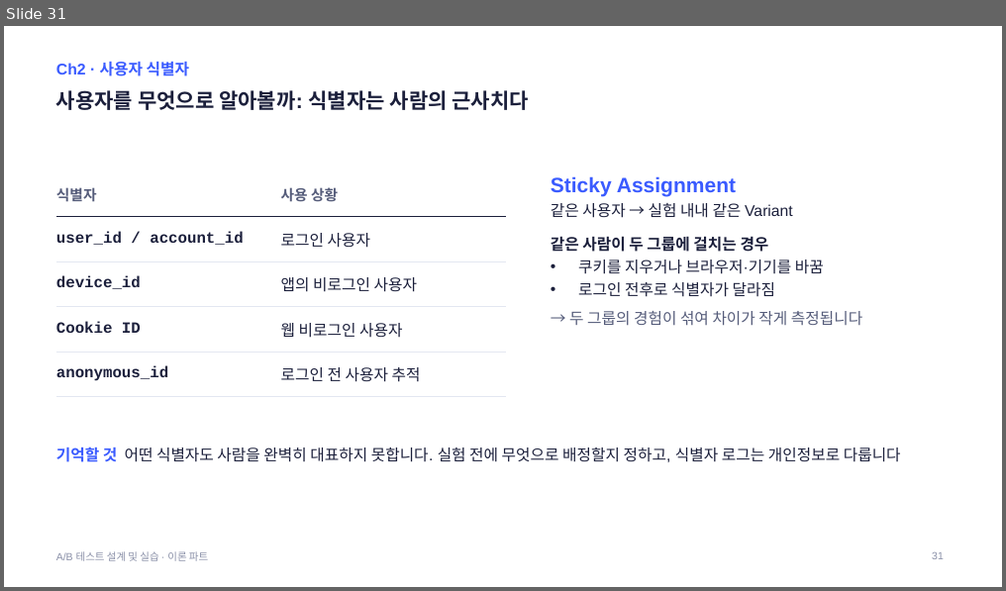
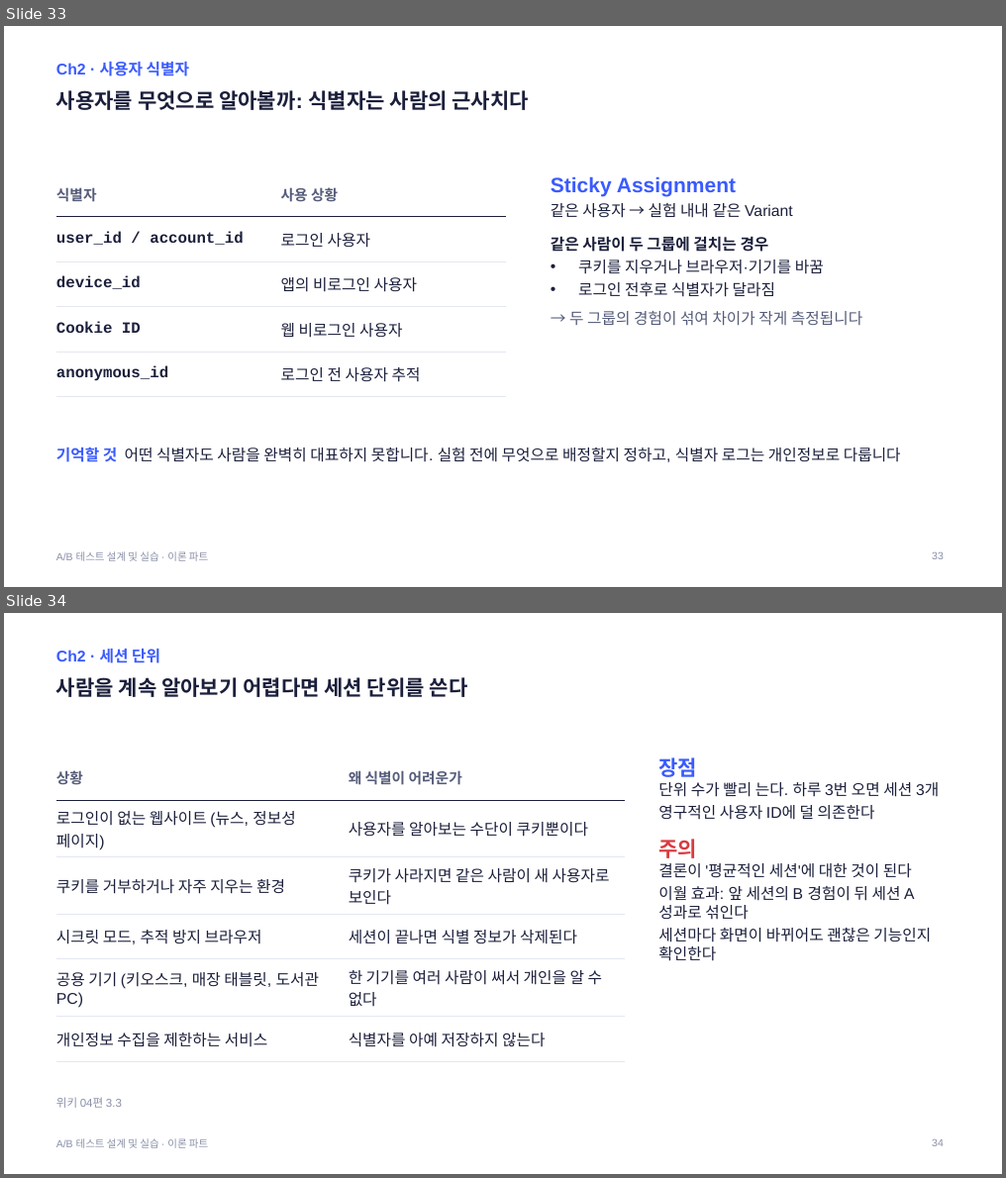
Before and after one commit to kkamret/quickmart-lab-rats, a slide deck: docs/lecture/ab-testing-theory.pptx. Shown one above the other, each under a label of ours: slide 31 before the commit, slides 33 and 34 after it. The pictures are 1006x591 and 1006x1178 pixels, drawn with LibreOffice and Linux fonts; fonts in the diff are those of the drawing. Boxes give left, top, right and bottom in pixels: in the first picture for what was removed or moved away, otherwise in the second. Text is boxed around its words. In the diff, an @@ line names an element or a change of style, - is before the commit and + after.

Commit message:
docs: 이론 PPT에 위키 내용 전체 반영
- 시간 때문에 뺐던 NSM vs OEC, Secondary vs Driver 슬라이드 복원
- 세션 단위, 팀별 OEC와 토스 사례, 애자일·린 스타트업 슬라이드 추가
- 가이드 덱 제작 기록 갱신

Refs #10

```diff
--- a/docs/lecture/ab-testing-theory.pptx
+++ b/docs/lecture/ab-testing-theory.pptx
@@ slide 34 added at (x1=4, y1=613, x2=1002, y2=1174), background #FFFFFF; not listed: 1 template element that a slide beside it also shows @@
@@ text added at (x1=56, y1=649, x2=160, y2=663), 15 pt, text #3A5BFF, bold @@
+Ch2 · 세션 단위
@@ title added at (x1=56, y1=677, x2=468, y2=697), 20 pt, text #1B1F3B, bold @@
+사람을 계속 알아보기 어렵다면 세션 단위를 쓴다
@@ table added at (x1=56, y1=756, x2=626, y2=1052), 6 rows, 2 columns @@
+상황 | 왜 식별이 어려운가
+로그인이 없는 웹사이트 (뉴스, 정보성 페이지) | 사용자를 알아보는 수단이 쿠키뿐이다
+쿠키를 거부하거나 자주 지우는 환경 | 쿠키가 사라지면 같은 사람이 새 사용자로 보인다
+시크릿 모드, 추적 방지 브라우저 | 세션이 끝나면 식별 정보가 삭제된다
+공용 기기 (키오스크, 매장 태블릿, 도서관 PC) | 한 기기를 여러 사람이 써서 개인을 알 수 없다
+개인정보 수집을 제한하는 서비스 | 식별자를 아예 저장하지 않는다
@@ text added at (x1=658, y1=758, x2=939, y2=961), 15 pt, text #1B1F3B @@
+장점
+단위 수가 빨리 는다. 하루 3번 오면 세션 3개
+영구적인 사용자 ID에 덜 의존한다
+주의
+결론이 '평균적인 세션'에 대한 것이 된다
+이월 효과: 앞 세션의 B 경험이 뒤 세션 A 성과로 섞인다
+세션마다 화면이 바뀌어도 괜찮은 기능인지 확인한다
@@ text added at (x1=56, y1=1097, x2=122, y2=1108), 11 pt, text #8A90A8 @@
+위키 04편 3.3
@@ page number added at (x1=932, y1=1140, x2=944, y2=1147), 10 pt, text #8A90A8 @@
+34
@@ what was slide 31 is now slide 33 @@
@@ page number at (x1=932, y1=553, x2=944, y2=560): text changed @@
-31
+33
```
Also in this commit, not shown: 6 slides changed, 4 other slides added, 1 other file.
